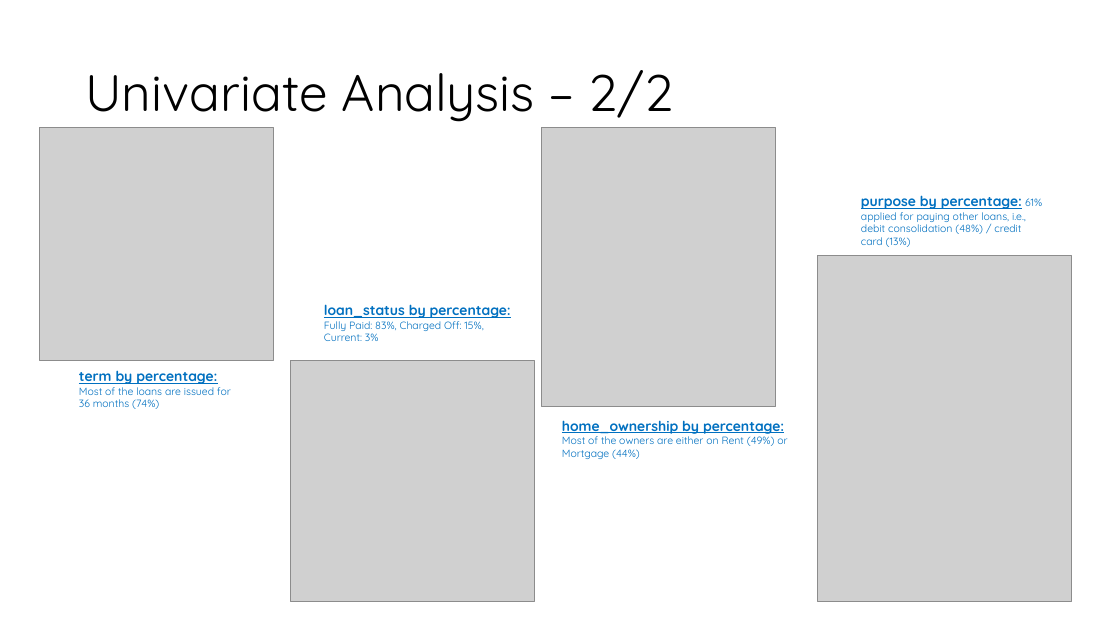
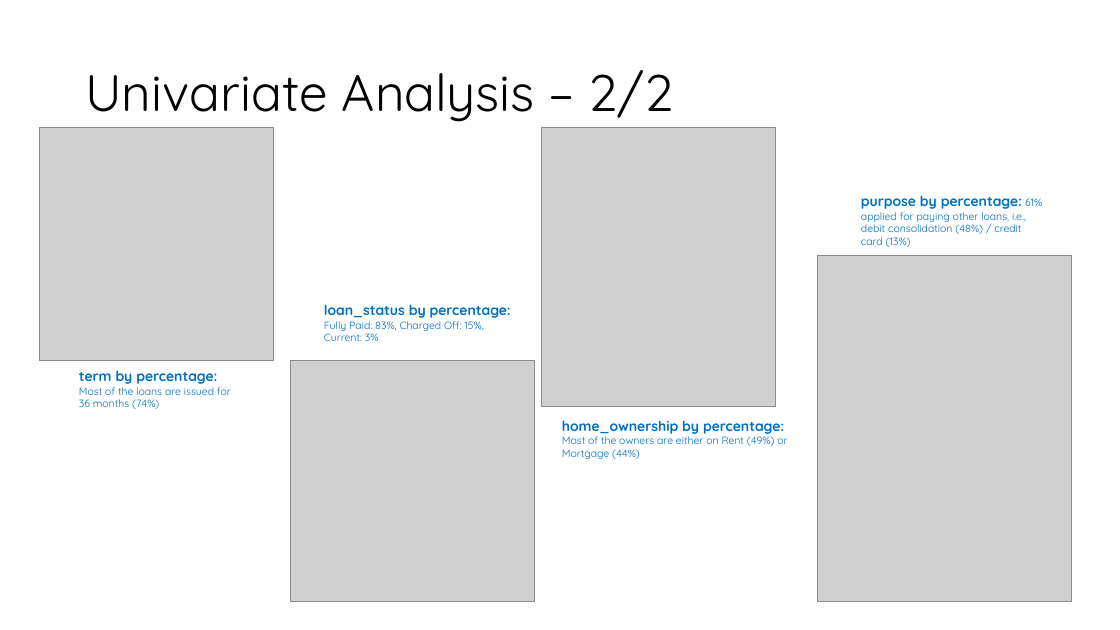
Before and after one commit to sarpsl/LendingClubCaseStudy, a slide deck: slide 10 of Syed_Abdul_Rahim.pptx. Drawn at 1120x630 pixels with LibreOffice and Linux fonts; fonts in the diff are those of the drawing; grey boxes stand for pictures. Boxes give left, top, right and bottom in pixels: in the first picture for what was removed or moved away, otherwise in the second. Text is boxed around its words. In the diff, an @@ line names an element or a change of style, - is before the commit and + after.

```diff
--- a/Syed_Abdul_Rahim.pptx
+++ b/Syed_Abdul_Rahim.pptx
@@ text "purpose by percentage: 61% applied ..." at bbox=[861, 195, 1042, 247]: underline off in "purpose by percentage:" @@
@@ text "loan_status by percentage: Fully Paid: ..." at bbox=[324, 304, 511, 341]: underline off in "loan_status by percentage:" @@
@@ text "term by percentage: Most of ..." at bbox=[79, 370, 231, 409]: underline off in "term by percentage:" @@
@@ text "home_ownership by percentage: Most of ..." at bbox=[562, 420, 787, 459]: underline off in "home_ownership by percentage:" @@
```
Also in this commit, not shown: 12 other slides changed, 3 slides added, 5 slides removed, 3 other files.
